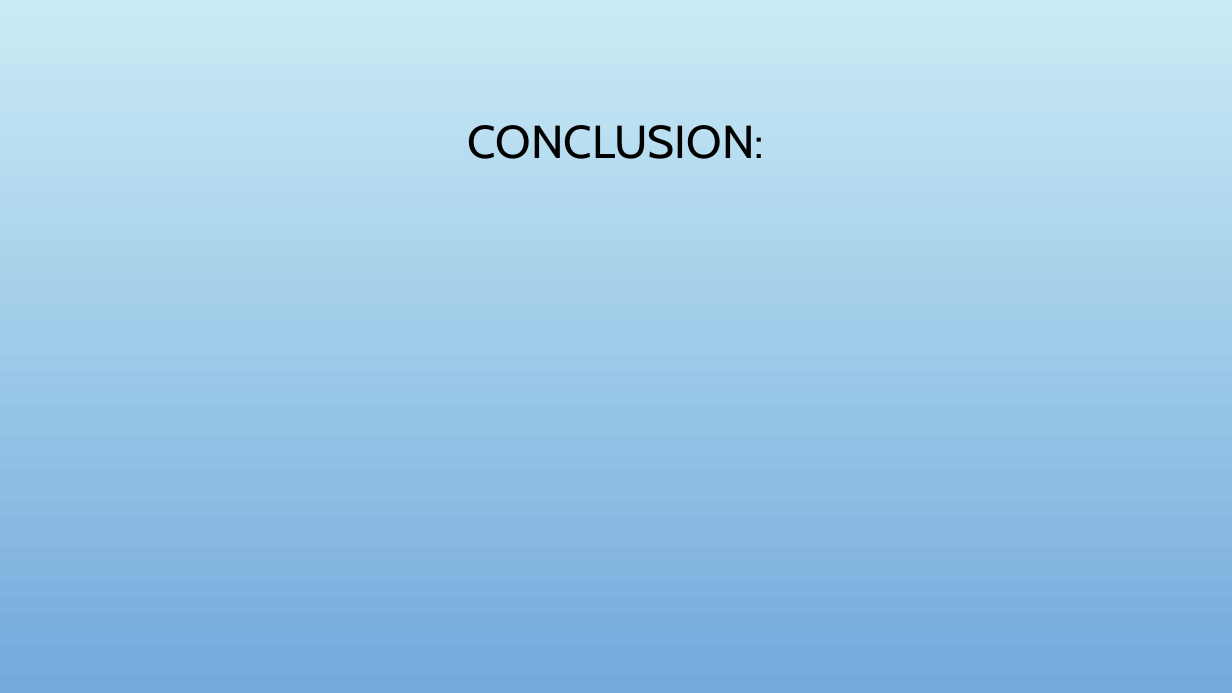
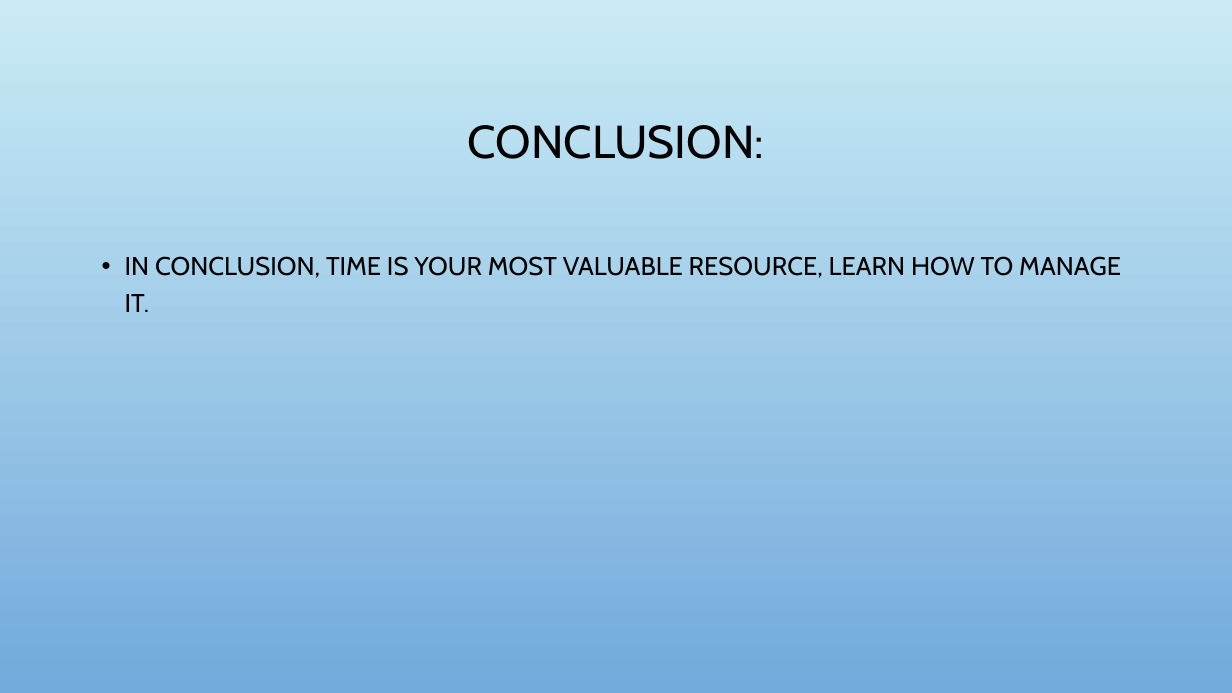
Before and after one commit to evlight/Project, a slide deck: slide 7 of Federal Government Contracts Analysis.pptx. Drawn at 1232x693 pixels with LibreOffice and Linux fonts; fonts in the diff are those of the drawing; background and template pictures are left out. Boxes give left, top, right and bottom in pixels: in the first picture for what was removed or moved away, otherwise in the second. Text is boxed around its words. In the diff, an @@ line names an element or a change of style, - is before the commit and + after.

```diff
--- a/Federal Government Contracts Analysis.pptx
+++ b/Federal Government Contracts Analysis.pptx
@@ text added at (125, 256, 1121, 312), 20 pt, text #000000 @@
+• IN CONCLUSION, TIME IS YOUR MOST VALUABLE RESOURCE, LEARN HOW TO MANAGE IT.
```
Also in this commit, not shown: 4 other slides changed, 1 slide added, 1 slide removed.
